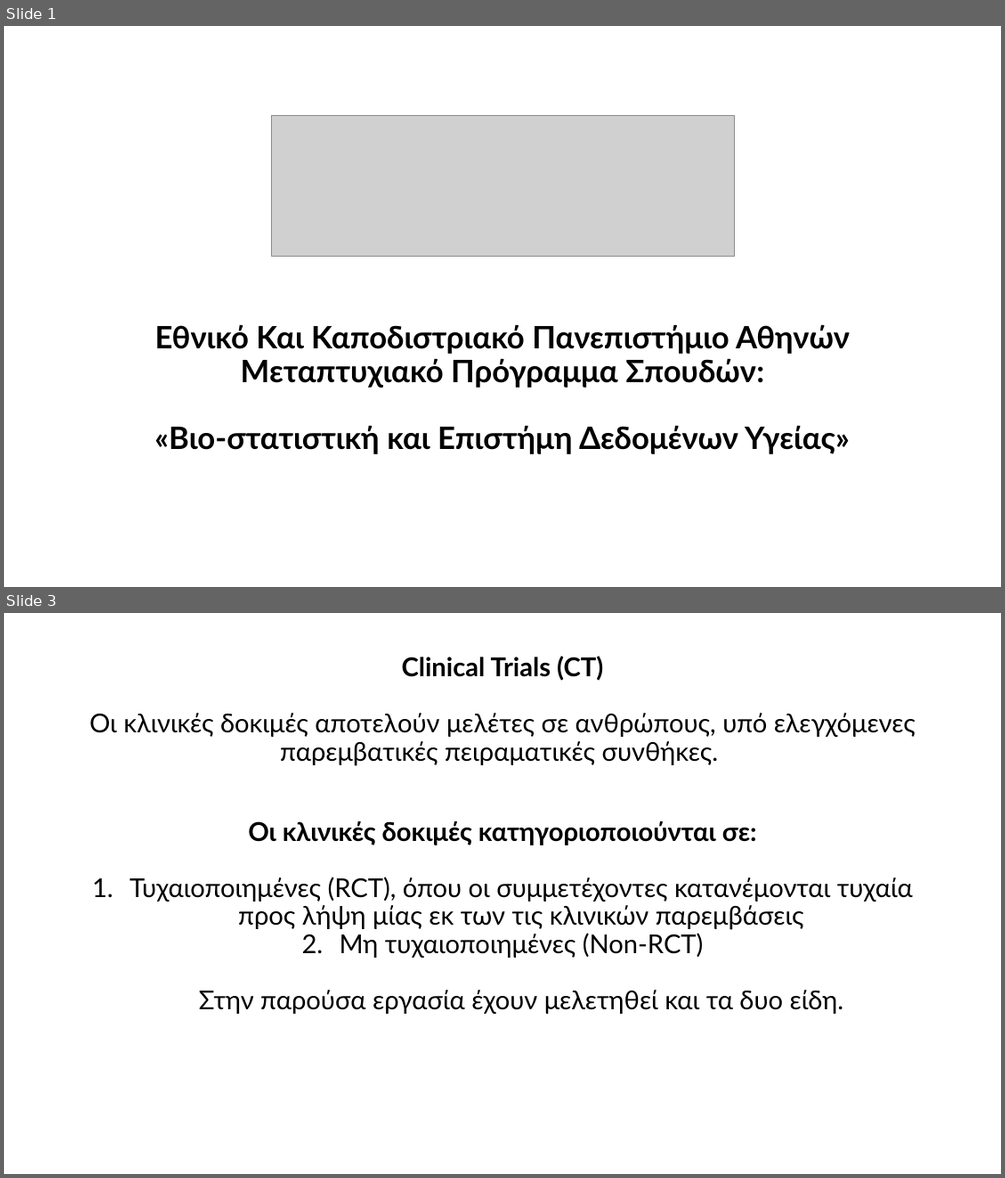
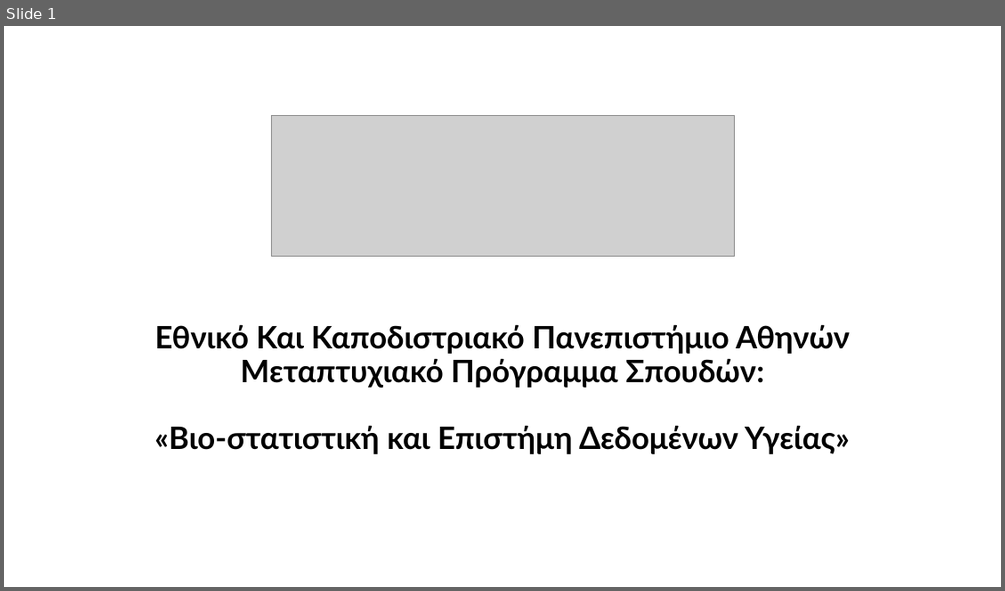
Before and after one commit to AndreouEugenia/Thesis, a slide deck: Thesis_Presentation.pptx. Shown one above the other, each under a label of ours: slides 1 and 3 before the commit, slide 1 after it; the slides between them are not shown. The pictures are 1005x1178 and 1005x591 pixels, drawn with LibreOffice and Linux fonts; fonts in the diff are those of the drawing; grey boxes stand for pictures. Boxes give left, top, right and bottom in pixels: in the first picture for what was removed or moved away, otherwise in the second. Text is boxed around its words. In the diff, an @@ line names an element or a change of style, - is before the commit and + after.

```diff
--- a/Thesis_Presentation.pptx
+++ b/Thesis_Presentation.pptx
@@ slide 3 removed at <box>4,613,1001,1174</box>, background #FFFFFF @@
@@ title removed at <box>89,656,915,765</box> @@
-Clinical Trials (CT)
-Οι κλινικές δοκιμές αποτελούν μελέτες σε ανθρώπους, υπό ελεγχόμενες παρεμβατικές πειραματικές συνθήκες.
@@ text removed at <box>129,821,913,1013</box> @@
-Οι κλινικές δοκιμές κατηγοριοποιούνται σε:
-1. Τυχαιοποιημένες (RCT), όπου οι συμμετέχοντες κατανέμονται τυχαία προς λήψη μίας εκ των τις κλινικών παρεμβάσεις
-2. Μη τυχαιοποιημένες (Non-RCT)
-   Στην παρούσα εργασία έχουν μελετηθεί και τα δυο είδη.
```
Also in this commit, not shown: 1 slide changed, 25 slides added, 2 other slides removed, 42 other files.
